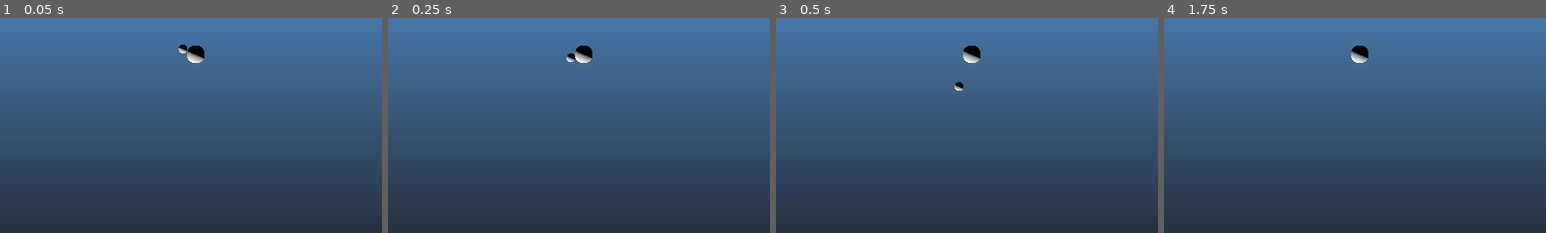
Above: before the commit, frames 1-4 (left to right).
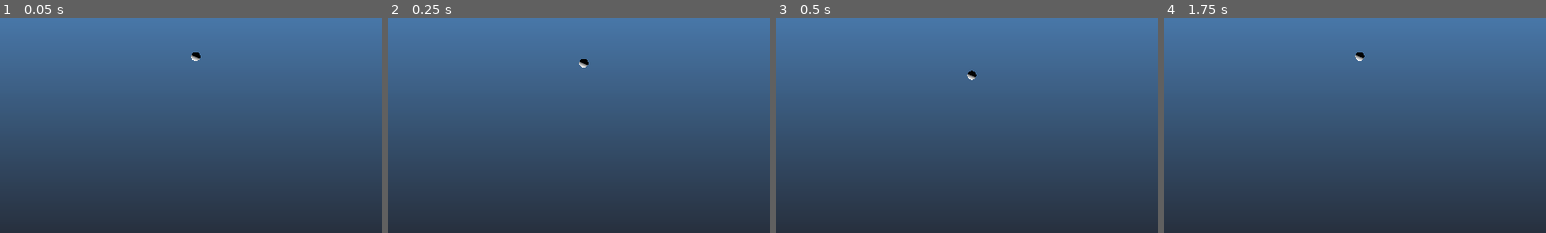
Above: after the commit, the same moments.

Repository: mrgudenheim/TacticsEngineG
Game: Godot game, scene res://src/map_viewer.tscn
Two runs of this game, one before a commit and one after it. Both use one fixed random seed, a clock stepped at 60 frames per second and the inputs below.
Inputs (mouse positions are % of the whole screen's width and height, from its top left):
- Up to frame 1 (0.05 s): no input
- Up to frame 2 (0.25 s): no input
- Up to frame 3 (0.5 s): no input
- Up to frame 4 (1.75 s): click (3, 5) at 0.5 s; click "Load ROM" at 1.25 s
The pictures show only the part of the screen within x 24-74%, y 42-92%; the shares and areas given below are measured in that part.

The runs differ from the first frame. In frame 1, 0.3% of the frame differs, in the area x 46-54%, y 12-21%; in frame 2, 0.4%; in frame 3, 0.5%, in the area x 46-54%, y 12-34%; in frame 4, 0.3%.

Commit message:
added phantom camera to follow character

Diff:
--- a/src/character_controller_realtime.gd
+++ b/src/character_controller_realtime.gd
@@ -16,7 +16,7 @@
 
 	# Get the input direction and handle the movement/deceleration.
 	# As good practice, you should replace UI actions with custom gameplay actions.
-	var input_dir := Input.get_vector("ui_left", "ui_right", "ui_up", "ui_down")
+	var input_dir := Input.get_vector("camera_left", "camera_right", "camera_up", "camera_down")
 	var direction := (transform.basis * Vector3(input_dir.x, 0, input_dir.y)).normalized()
 	if direction:
 		velocity.x = direction.x * SPEED
--- a/src/map_viewer.gd
+++ b/src/map_viewer.gd
@@ -6,6 +6,7 @@
 @export var camera_controller: CameraController
 @export var background_gradient: TextureRect
 @export var map_dropdown: OptionButton
+@export var menu_reminder: Label
 
 @export var map_mesh: MeshInstance3D
 @export var map_mesh2: MeshInstance3D
@@ -29,6 +30,14 @@
 	load_rom.file_selected.connect(rom_reader.on_load_rom_dialog_file_selected)
 	rom_reader.rom_loaded.connect(on_rom_loaded)
 	map_dropdown.item_selected.connect(on_map_selected)
+
+
+func _unhandled_input(event: InputEvent) -> void:
+	if event.is_action_pressed("ui_cancel"):
+		map_dropdown.visible = not map_dropdown.visible
+		load_rom.visible = not load_rom.visible
+		menu_reminder.visible = not menu_reminder.visible
+
 
 func on_rom_loaded() -> void:
 	push_warning("on rom loaded")
@@ -91,6 +100,10 @@
 	unit.global_position = middle_position + Vector3(-0.5, 0, 0)
 	unit.global_position = Vector3(9.5, 2, -13.5)
 
+	map_dropdown.visible = false
+	load_rom.visible = false
+	menu_reminder.visible = true
+
 
 func get_scaled_collision_shape(mesh: Mesh, scale: Vector3) -> ConcavePolygonShape3D:
 	var new_collision_shape: ConcavePolygonShape3D = mesh.create_trimesh_shape()
@@ -98,7 +111,7 @@
 	for i: int in faces.size():
 		faces[i] = faces[i] * scale
 
-	push_warning(faces)
+	#push_warning(faces)
 	new_collision_shape.set_faces(faces)
 	new_collision_shape.backface_collision = true
 	return new_collision_shape
--- a/src/map_viewer.tscn
+++ b/src/map_viewer.tscn
@@ -1,9 +1,12 @@
-[gd_scene load_steps=22 format=3 uid="uid://card26cltbba1"]
+[gd_scene load_steps=26 format=3 uid="uid://card26cltbba1"]
 
 [ext_resource type="Script" path="res://src/map_viewer.gd" id="1_ojbyw"]
 [ext_resource type="PackedScene" uid="uid://26tg32417lfm" path="res://src/load_rom.tscn" id="2_4wnqg"]
+[ext_resource type="Script" path="res://addons/phantom_camera/scripts/phantom_camera/phantom_camera_3d.gd" id="3_a072s"]
 [ext_resource type="Script" path="res://src/camera_control.gd" id="3_dpuna"]
 [ext_resource type="Script" path="res://src/character_controller_realtime.gd" id="3_wbco3"]
+[ext_resource type="Script" path="res://addons/phantom_camera/scripts/resources/tween_resource.gd" id="4_8ik4g"]
+[ext_resource type="Script" path="res://addons/phantom_camera/scripts/phantom_camera_host/phantom_camera_host.gd" id="6_yx7fd"]
 
 [sub_resource type="Environment" id="Environment_njvnp"]
 background_mode = 3
@@ -17,6 +20,12 @@
 fill_to = Vector2(0.5, 0)
 metadata/_snap_enabled = true
 
+[sub_resource type="Resource" id="Resource_bid86"]
+script = ExtResource("4_8ik4g")
+duration = 1.0
+transition = 0
+ease = 2
+
 [sub_resource type="CapsuleShape3D" id="CapsuleShape3D_omsuf"]
 radius = 0.25
 height = 0.5
@@ -55,13 +64,14 @@
 [sub_resource type="BoxShape3D" id="BoxShape3D_pwjms"]
 size = Vector3(20, 0.1, 20)
 
-[node name="MapViewer" type="Node3D" node_paths=PackedStringArray("load_rom", "texture_viewer", "camera_controller", "background_gradient", "map_dropdown", "map_mesh", "map_mesh2", "map_mesh3", "map …(136 unchanged characters)…
+[node name="MapViewer" type="Node3D" node_paths=PackedStringArray("load_rom", "texture_viewer", "camera_controller", "background_gradient", "map_dropdown", "menu_reminder", "map_mesh", "map_mesh2", "map_mesh3", "map …(136 unchanged characters)…
 script = ExtResource("1_ojbyw")
 load_rom = NodePath("VBoxContainer/LoadRom")
 texture_viewer = NodePath("MapTexture")
 camera_controller = NodePath("CameraController")
 background_gradient = NodePath("CanvasLayer/TextureRect")
 map_dropdown = NodePath("VBoxContainer/MapDropdown")
+menu_reminder = NodePath("VBoxContainer/Label")
 map_mesh = NodePath("Map/Map")
 map_mesh2 = NodePath("Map2/Map2")
 map_mesh3 = NodePath("Map3/Map3")
@@ -97,7 +107,21 @@
 [node name="MapDropdown" type="OptionButton" parent="VBoxContainer"]
 layout_mode = 2
 
+[node name="Label" type="Label" parent="VBoxContainer"]
+visible = false
+layout_mode = 2
+text = "Press ESCAPE to open menu"
+
 [node name="Unit" type="Node3D" parent="."]
+
+[node name="PhantomCamera3D" type="Node3D" parent="Unit" node_paths=PackedStringArray("follow_target")]
+transform = Transform3D(0.707107, -0.315509, 0.632814, 0, 0.894934, 0.446198, -0.707107, -0.315509, 0.632814, 49.5, 35.32, 50)
+top_level = true
+script = ExtResource("3_a072s")
+follow_mode = 2
+follow_target = NodePath("../CharacterBody3D")
+tween_resource = SubResource("Resource_bid86")
+follow_offset = Vector3(50, 35.32, 50)
 
 [node name="CharacterBody3D" type="CharacterBody3D" parent="Unit"]
 transform = Transform3D(1, 0, 0, 0, 1, 0, 0, 0, 1, -0.5, 0, 0)
@@ -116,21 +140,27 @@
 mesh = SubResource("CapsuleMesh_46deq")
 skeleton = NodePath("../../../CameraController")
 
+[node name="Camera3D" type="Camera3D" parent="."]
+transform = Transform3D(0.707107, -0.315509, 0.632814, 0, 0.894934, 0.446198, -0.707107, -0.315509, 0.632814, 49.5, 35.32, 50)
+projection = 1
+size = 12.0
+
+[node name="PhantomCameraHost" type="Node" parent="Camera3D"]
+process_priority = 300
+process_physics_priority = 300
+script = ExtResource("6_yx7fd")
+
 [node name="CameraController" type="Node3D" parent="." node_paths=PackedStringArray("sprite", "camera", "camera_pivot")]
 transform = Transform3D(1, 0, 0, 0, 0.999999, 0, 0, 0, 1, 0, 0, 0)
+visible = false
 script = ExtResource("3_dpuna")
 sprite = NodePath("../MapTexture")
-camera = NodePath("CameraPivot/Camera3D")
+camera = NodePath("../Camera3D")
 camera_pivot = NodePath("CameraPivot")
 zoom_in_max = 0.5
 
 [node name="CameraPivot" type="Node3D" parent="CameraController"]
 transform = Transform3D(0.707107, -0.315509, 0.632814, 0, 0.894935, 0.446197, -0.707107, -0.315509, 0.632814, 0, 0, 0)
-
-[node name="Camera3D" type="Camera3D" parent="CameraController/CameraPivot"]
-transform = Transform3D(1, 0, 0, 0, 1, -7.45058e-07, 0, 0, 1, 0, -7.62939e-06, 200)
-projection = 1
-size = 12.0
 
 [node name="ReferenceSphere" type="MeshInstance3D" parent="CameraController"]
 transform = Transform3D(0.5, 0, 0, 0, 0.500001, -1.49012e-08, 0, -1.49012e-08, 0.5, 0, 0, 0)
